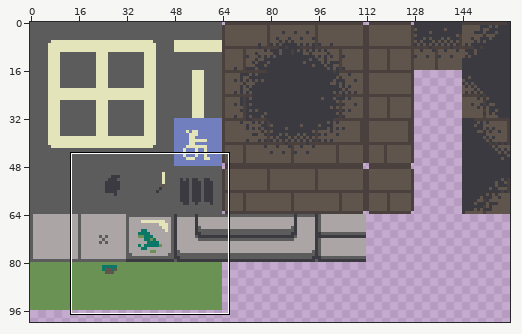
Two versions of one pixel-art file, Assets/Sprites/Tileset/TilesetMM.aseprite. Above, an overview of the earlier version with the close-up marked.
Close-up. Before:
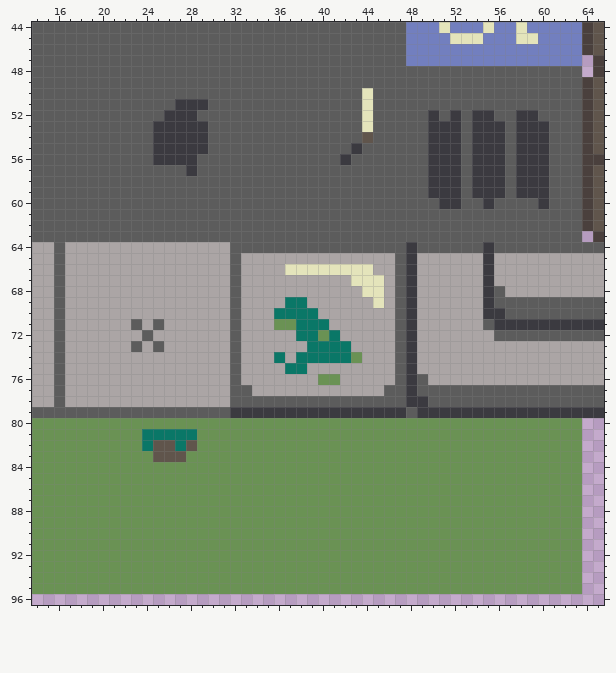
160x160 pixels, 1 frame. Shown: x 14..65, y 44..96. The wide view leaves out empty margins.
The same view after the edit:
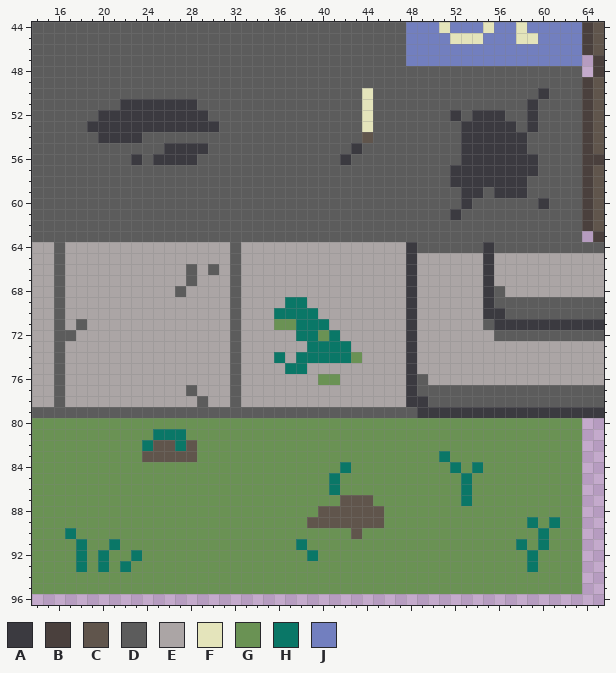
Palette (. is transparent): A #3b3a40  B #4a403d  C #60554c  D #5c5c5c  E #aba5a5  F #e4e4bb  G #6a9254  H #0a7767  J #727fbf
The edit:
--- layer "Layer 1"
@@ x 14..65 @@
 49 DDDDDDDDDDDDDDDDDDDDDDDDDDDDDDDDDDDDDDDDDDDDDDDDDDBC
-50 DDDDDDDDDDDDDDDDDDDDDDDDDDDDDDFDDDDDDDDDDDDDDDDDDDBC
-51 DDDDDDDDDDDDDAAADDDDDDDDDDDDDDFDDDDDDDDDDDDDDDDDDDBC
-52 DDDDDDDDDDDDAAADDDDDDDDDDDDDDDFDDDDDADADAADDAADDDDBC
-53 DDDDDDDDDDDAAAAADDDDDDDDDDDDDDFDDDDDAAADAAADAAADDDBC
-54 DDDDDDDDDDDAAAAADDDDDDDDDDDDDDCDDDDDAAADAAADAAADDDBC
-55 DDDDDDDDDDDAAAAADDDDDDDDDDDDDADDDDDDAAADAAADAAADDDBC
-56 DDDDDDDDDDDAAAADDDDDDDDDDDDDADDDDDDDAAADAAADAAADDDBB
-57 DDDDDDDDDDDDDDADDDDDDDDDDDDDDDDDDDDDAAADAAADAAADDDBC
-58 DDDDDDDDDDDDDDDDDDDDDDDDDDDDDDDDDDDDAAADAAADAAADDDBC
-59 DDDDDDDDDDDDDDDDDDDDDDDDDDDDDDDDDDDDAAADAAADAAADDDBC
-60 DDDDDDDDDDDDDDDDDDDDDDDDDDDDDDDDDDDDDAADDADDDDADDDBC
-61 DDDDDDDDDDDDDDDDDDDDDDDDDDDDDDDDDDDDDDDDDDDDDDDDDDBC
+50 DDDDDDDDDDDDDDDDDDDDDDDDDDDDDDFDDDDDDDDDDDDDDDADDDBC
+51 DDDDDDDDAAAAAAADDDDDDDDDDDDDDDFDDDDDDDDDDDDDDADDDDBC
+52 DDDDDDAAAAAAAAAADDDDDDDDDDDDDDFDDDDDDDADAAADDADDDDBC
+53 DDDDDAAAAAAAAAAAADDDDDDDDDDDDDFDDDDDDDDAAAAADADDDDBC
+54 DDDDDDAAAADDDDDDDDDDDDDDDDDDDDCDDDDDDDDAAAAAADDDDDBC
+55 DDDDDDDDDDDDAAAADDDDDDDDDDDDDADDDDDDDDDAAAAAADDDDDBC
+56 DDDDDDDDDADAAAADDDDDDDDDDDDDADDDDDDDDDDAAAAAAADDDDBB
+57 DDDDDDDDDDDDDDDDDDDDDDDDDDDDDDDDDDDDDDAAAAAAAADDDDBC
+58 DDDDDDDDDDDDDDDDDDDDDDDDDDDDDDDDDDDDDDAAAAAAADDDDDBC
+59 DDDDDDDDDDDDDDDDDDDDDDDDDDDDDDDDDDDDDDDAADAAADDDDDBC
+60 DDDDDDDDDDDDDDDDDDDDDDDDDDDDDDDDDDDDDDDADDDDDDADDDBC
+61 DDDDDDDDDDDDDDDDDDDDDDDDDDDDDDDDDDDDDDADDDDDDDDDDDBC
 62 DDDDDDDDDDDDDDDDDDDDDDDDDDDDDDDDDDDDDDDDDDDDDDDDDDBC
 63 DDDDDDDDDDDDDDDDDDDDDDDDDDDDDDDDDDDDDDDDDDDDDDDDDD.B
-64 EEDEEEEEEEEEEEEEEEDDDDDDDDDDDDDDDDADDDDDDADDDDDDDDDD
-65 EEDEEEEEEEEEEEEEEEDEEEEEEEEEEEEEEDAEEEEEEAEEEEEEEEEE
-66 EEDEEEEEEEEEEEEEEEDEEEEFFFFFFFFEEDAEEEEEEAEEEEEEEEEE
-67 EEDEEEEEEEEEEEEEEEDEEEEEEEEEEFFFEDAEEEEEEAEEEEEEEEEE
-68 EEDEEEEEEEEEEEEEEEDEEEEEEEEEEEFFEDAEEEEEEADEEEEEEEEE
-69 EEDEEEEEEEEEEEEEEEDEEEEHHEEEEEEFEDAEEEEEEADDDDDDDDDD
-70 EEDEEEEEEEEEEEEEEEDEEEHHHHEEEEEEEDAEEEEEEAADDDDDDDDD
-71 EEDEEEEEEDEDEEEEEEDEEEGGHHHEEEEEEDAEEEEEEDAAAAAAAAAA
-72 EEDEEEEEEEDEEEEEEEDEEEEEHHGHEEEEEDAEEEEEEEDDDDDDDDDD
-73 EEDEEEEEEDEDEEEEEEDEEEEEEHHHHEEEEDAEEEEEEEEEEEEEEEEE
-74 EEDEEEEEEEEEEEEEEEDEEEHEHHHHHGEEEDAEEEEEEEEEEEEEEEEE
-75 EEDEEEEEEEEEEEEEEEDEEEEHHEEEEEEEEDAEEEEEEEEEEEEEEEEE
-76 EEDEEEEEEEEEEEEEEEDEEEEEEEGGEEEEEDADEEEEEEEEEEEEEEEE
-77 EEDEEEEEEEEEEEEEEEDDEEEEEEEEEEEEDDADDDDDDDDDDDDDDDDD
-78 EEDEEEEEEEEEEEEEEEDDDDDDDDDDDDDDDDAADDDDDDDDDDDDDDDD
-79 DDDDDDDDDDDDDDDDDDAAAAAAAAAAAAAAAADAAAAAAAAAAAAAAAAA
+64 EEDEEEEEEEEEEEEEEEDEEEEEEEEEEEEEEEADDDDDDADDDDDDDDDD
+65 EEDEEEEEEEEEEEEEEEDEEEEEEEEEEEEEEEAEEEEEEAEEEEEEEEEE
+66 EEDEEEEEEEEEEEDEDEDEEEEEEEEEEEEEEEAEEEEEEAEEEEEEEEEE
+67 EEDEEEEEEEEEEEDEEEDEEEEEEEEEEEEEEEAEEEEEEAEEEEEEEEEE
+68 EEDEEEEEEEEEEDEEEEDEEEEEEEEEEEEEEEAEEEEEEADEEEEEEEEE
+69 EEDEEEEEEEEEEEEEEEDEEEEHHEEEEEEEEEAEEEEEEADDDDDDDDDD
+70 EEDEEEEEEEEEEEEEEEDEEEHHHHEEEEEEEEAEEEEEEAADDDDDDDDD
+71 EEDEDEEEEEEEEEEEEEDEEEGGHHHEEEEEEEAEEEEEEDAAAAAAAAAA
+72 EEDDEEEEEEEEEEEEEEDEEEEEHHGHEEEEEEAEEEEEEEDDDDDDDDDD
+73 EEDEEEEEEEEEEEEEEEDEEEEEEHHHHEEEEEAEEEEEEEEEEEEEEEEE
+74 EEDEEEEEEEEEEEEEEEDEEEHEHHHHHGEEEEAEEEEEEEEEEEEEEEEE
+75 EEDEEEEEEEEEEEEEEEDEEEEHHEEEEEEEEEAEEEEEEEEEEEEEEEEE
+76 EEDEEEEEEEEEEEEEEEDEEEEEEEGGEEEEEEADEEEEEEEEEEEEEEEE
+77 EEDEEEEEEEEEEEDEEEDEEEEEEEEEEEEEEEADDDDDDDDDDDDDDDDD
+78 EEDEEEEEEEEEEEEDEEDEEEEEEEEEEEEEEEAADDDDDDDDDDDDDDDD
+79 DDDDDDDDDDDDDDDDDDDDDDDDDDDDDDDDDDDAAAAAAAAAAAAAAAAA
 80 GGGGGGGGGGGGGGGGGGGGGGGGGGGGGGGGGGGGGGGGGGGGGGGGGG..
-81 GGGGGGGGGGHHHHHGGGGGGGGGGGGGGGGGGGGGGGGGGGGGGGGGGG..
+81 GGGGGGGGGGGHHHGGGGGGGGGGGGGGGGGGGGGGGGGGGGGGGGGGGG..
 82 GGGGGGGGGGHCCHCGGGGGGGGGGGGGGGGGGGGGGGGGGGGGGGGGGG..
-83 GGGGGGGGGGGCCCGGGGGGGGGGGGGGGGGGGGGGGGGGGGGGGGGGGG..
-84 GGGGGGGGGGGGGGGGGGGGGGGGGGGGGGGGGGGGGGGGGGGGGGGGGG..
-85 GGGGGGGGGGGGGGGGGGGGGGGGGGGGGGGGGGGGGGGGGGGGGGGGGG..
-86 GGGGGGGGGGGGGGGGGGGGGGGGGGGGGGGGGGGGGGGGGGGGGGGGGG..
-87 GGGGGGGGGGGGGGGGGGGGGGGGGGGGGGGGGGGGGGGGGGGGGGGGGG..
-88 GGGGGGGGGGGGGGGGGGGGGGGGGGGGGGGGGGGGGGGGGGGGGGGGGG..
-89 GGGGGGGGGGGGGGGGGGGGGGGGGGGGGGGGGGGGGGGGGGGGGGGGGG..
-90 GGGGGGGGGGGGGGGGGGGGGGGGGGGGGGGGGGGGGGGGGGGGGGGGGG..
-91 GGGGGGGGGGGGGGGGGGGGGGGGGGGGGGGGGGGGGGGGGGGGGGGGGG..
-92 GGGGGGGGGGGGGGGGGGGGGGGGGGGGGGGGGGGGGGGGGGGGGGGGGG..
-93 GGGGGGGGGGGGGGGGGGGGGGGGGGGGGGGGGGGGGGGGGGGGGGGGGG..
+83 GGGGGGGGGGCCCCCGGGGGGGGGGGGGGGGGGGGGGHGGGGGGGGGGGG..
+84 GGGGGGGGGGGGGGGGGGGGGGGGGGGGHGGGGGGGGGHGHGGGGGGGGG..
+85 GGGGGGGGGGGGGGGGGGGGGGGGGGGHGGGGGGGGGGGHGGGGGGGGGG..
+86 GGGGGGGGGGGGGGGGGGGGGGGGGGGHGGGGGGGGGGGHGGGGGGGGGG..
+87 GGGGGGGGGGGGGGGGGGGGGGGGGGGGCCCGGGGGGGGHGGGGGGGGGG..
+88 GGGGGGGGGGGGGGGGGGGGGGGGGGCCCCCCGGGGGGGGGGGGGGGGGG..
+89 GGGGGGGGGGGGGGGGGGGGGGGGGCCCCCCCGGGGGGGGGGGGGHGHGG..
+90 GGGHGGGGGGGGGGGGGGGGGGGGGGGGGCGGGGGGGGGGGGGGGGHGGG..
+91 GGGGHGGHGGGGGGGGGGGGGGGGHGGGGGGGGGGGGGGGGGGGHGHGGG..
+92 GGGGHGHGGHGGGGGGGGGGGGGGGHGGGGGGGGGGGGGGGGGGGHGGGG..
+93 GGGGHGHGHGGGGGGGGGGGGGGGGGGGGGGGGGGGGGGGGGGGGHGGGG..
 94 GGGGGGGGGGGGGGGGGGGGGGGGGGGGGGGGGGGGGGGGGGGGGGGGGG..
